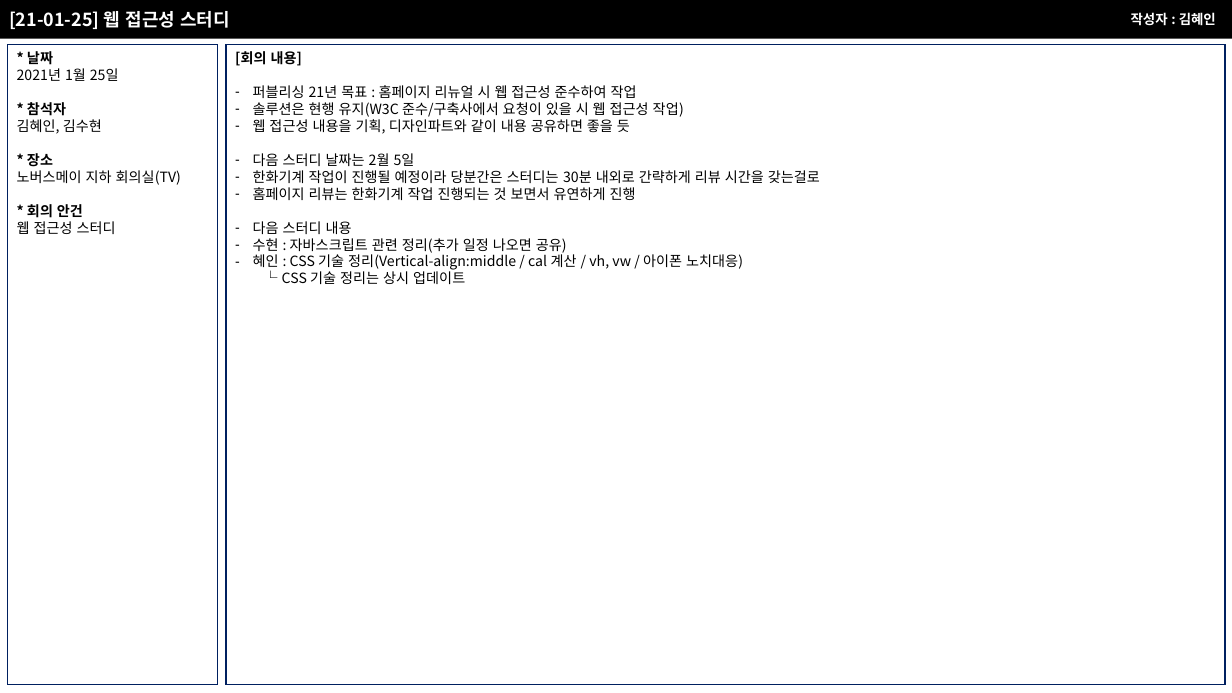
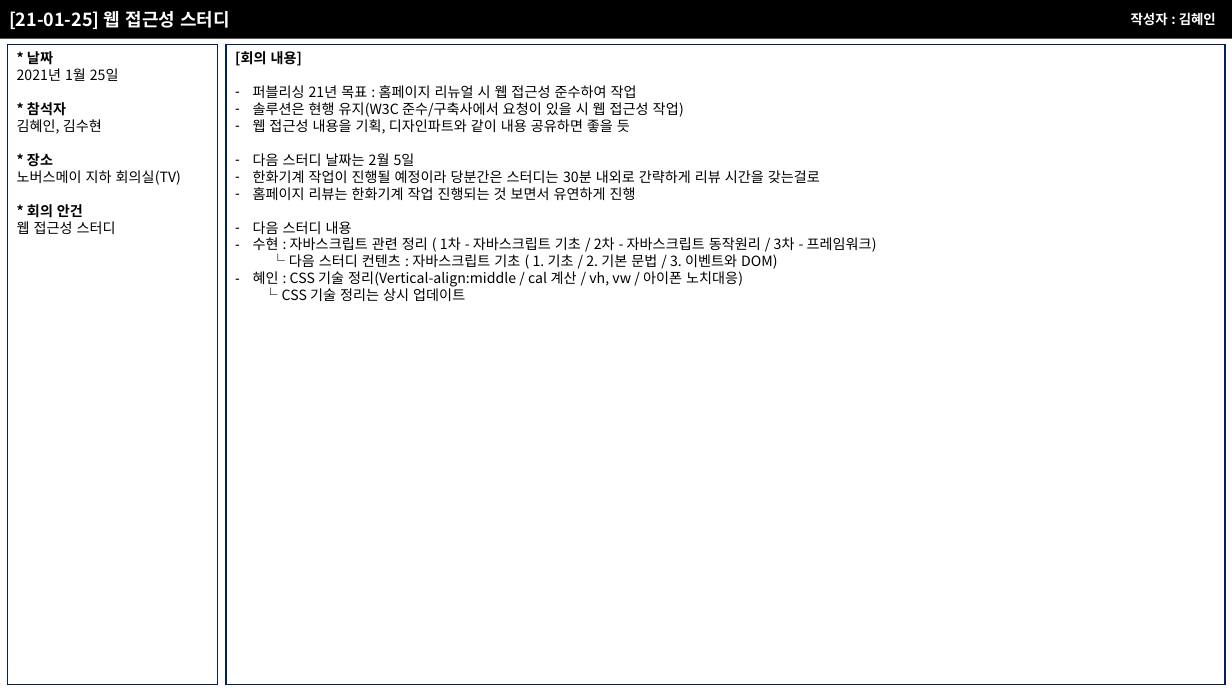
Before and after one commit to HYEN35/Novusmay, a slide deck: slide 1 of Meeting/210125.pptx. Drawn at 1232x693 pixels with LibreOffice and Linux fonts; fonts in the diff are those of the drawing. Boxes give left, top, right and bottom in pixels: in the first picture for what was removed or moved away, otherwise in the second. Text is boxed around its words. In the diff, an @@ line names an element or a change of style, - is before the commit and + after.

Commit message:
회의록 일정 수정

```diff
--- a/Meeting/210125.pptx
+++ b/Meeting/210125.pptx
@@ text at (253,237,877,269): text changed @@
-– 수현 : 자바스크립트 관련 정리(추가 일정 나오면 공유)
+– 수현 : 자바스크립트 관련 정리 ( 1차 - 자바스크립트 기초 / 2차 - 자바스크립트 동작원리 / 3차 - 프레임워크)
+└ 다음 스터디 컨텐츠 : 자바스크립트 기초 ( 1. 기초 / 2. 기본 문법 / 3. 이벤트와 DOM)
```
